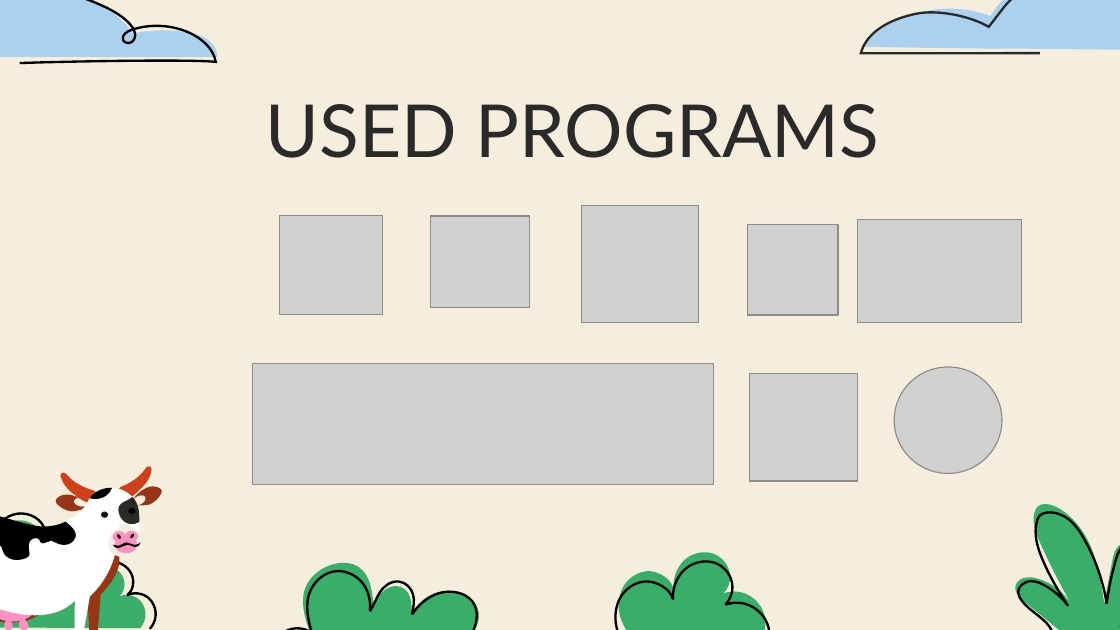
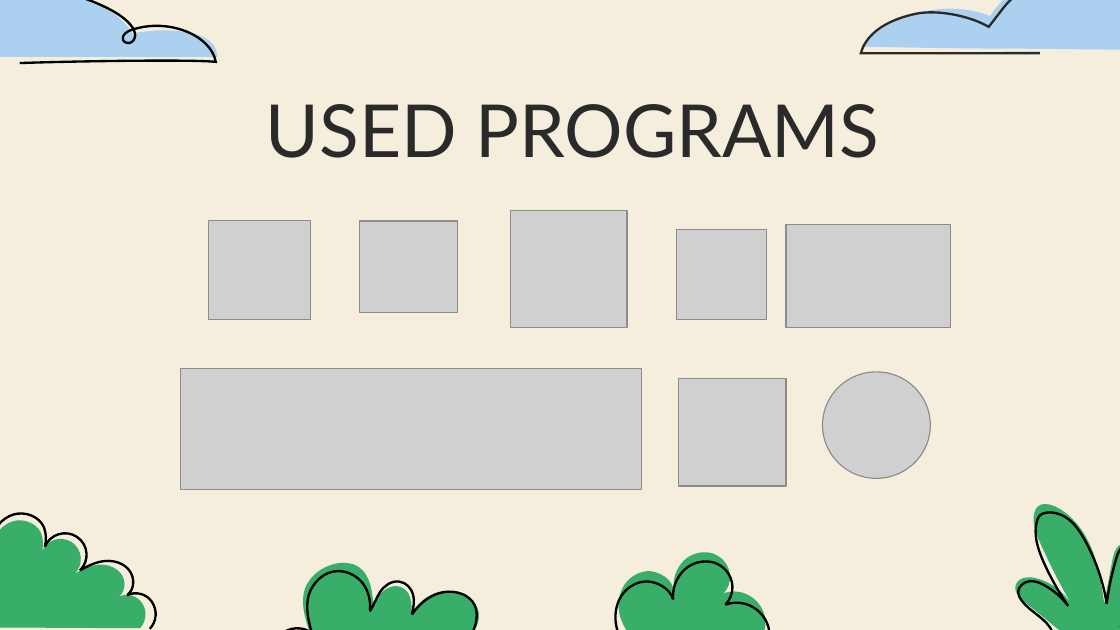
Before and after one commit to codingburgas/2223-educational-traveling-crazycow, a slide deck: slide 5 of Documentation/Presentation - CrazyCow.pptx. Drawn at 1120x630 pixels with LibreOffice and Linux fonts; fonts in the diff are those of the drawing; grey boxes stand for pictures. Boxes give left, top, right and bottom in pixels: in the first picture for what was removed or moved away, otherwise in the second. Text is boxed around its words. In the diff, an @@ line names an element or a change of style, - is before the commit and + after.

```diff
--- a/Documentation/Presentation - CrazyCow.pptx
+++ b/Documentation/Presentation - CrazyCow.pptx
@@ 8 pictures: place and size @@
-8 pictures at [252, 205, 1023, 484]
+8 pictures at [180, 211, 951, 489]
@@ group removed at [0, 466, 162, 630]: 30 freeform shapes @@
```
Also in this commit, not shown: 2 other slides changed, 11 other files.
